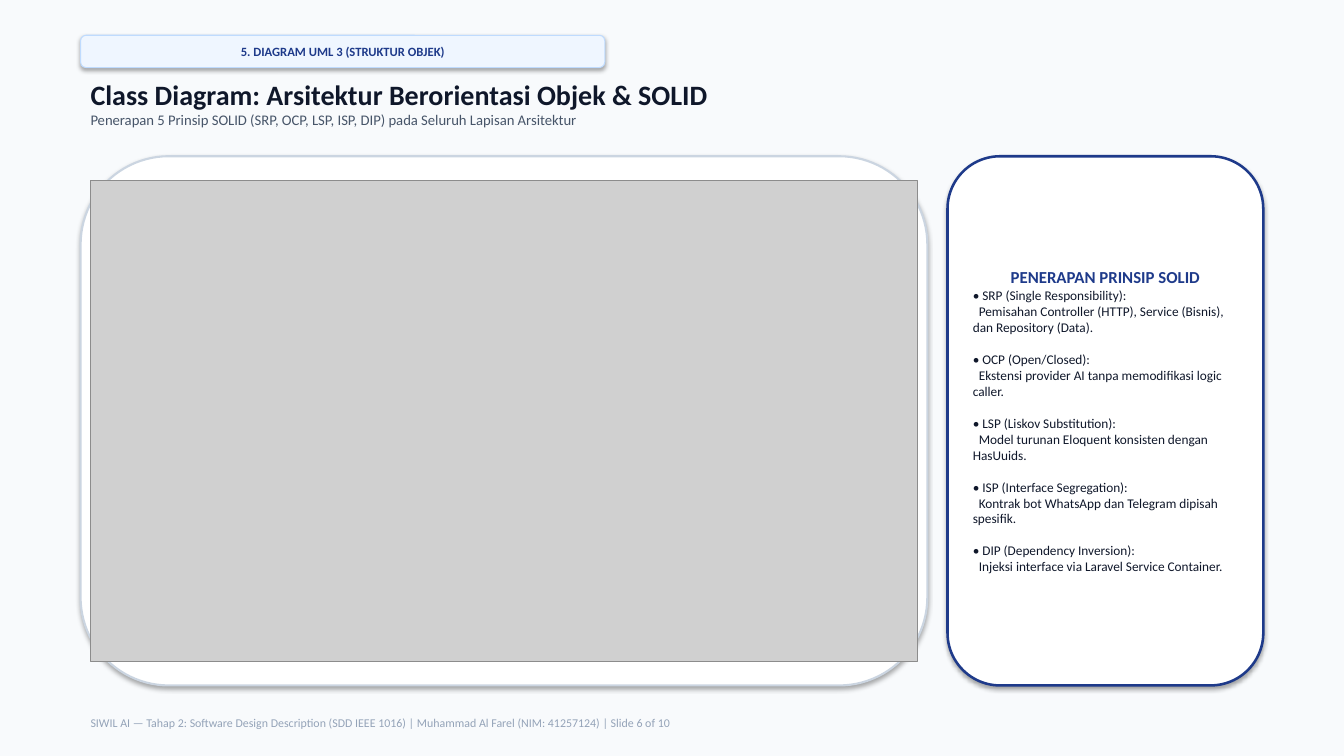
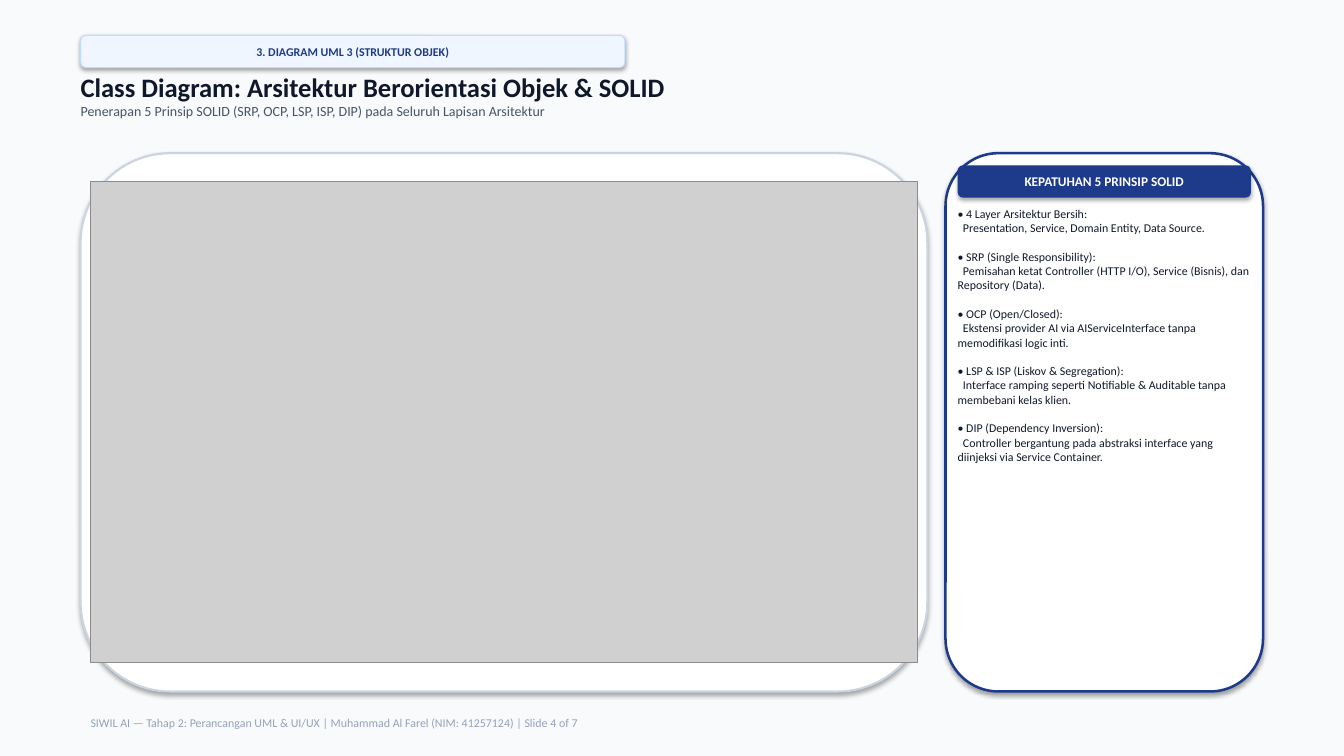
Before and after one commit to Yenvys/SistemWilayah, a slide deck: slide 4 of PRESENTASI_TAHAP_2_UML_SDD.pptx (slide 6 before the commit). Drawn at 1344x756 pixels with LibreOffice and Linux fonts; fonts in the diff are those of the drawing; grey boxes stand for pictures. Boxes give left, top, right and bottom in pixels: in the first picture for what was removed or moved away, otherwise in the second. Text is boxed around its words. In the diff, an @@ line names an element or a change of style, - is before the commit and + after.

Commit message:
feat(presentation): ringkas ppt tahap 2 khusus 4 diagram uml & ui/ux (7 slide, durasi maks 7 menit)

```diff
--- a/PRESENTASI_TAHAP_2_UML_SDD.pptx
+++ b/PRESENTASI_TAHAP_2_UML_SDD.pptx
@@ rounded rectangle "3. DIAGRAM UML 3 (STRUKTUR ...": place and size @@
-rounded rectangle "3. DIAGRAM UML 3 (STRUKTUR ..." at [81,35,605,68]
+rounded rectangle "3. DIAGRAM UML 3 (STRUKTUR ..." at [81,35,625,68]
@@ text in rounded rectangle at [256,47,449,58]: text changed; size 9 to 8.5 pt @@
-5. DIAGRAM UML 3 (STRUKTUR OBJEK)
+3. DIAGRAM UML 3 (STRUKTUR OBJEK)
@@ text "Class Diagram: Arsitektur Berorientasi Objek ..." at [81,78,664,119]: size 20 to 19 pt in "Class Diagram: Arsitektur Berorientasi Objek & SOLID"; size 10.5 to 10 pt in "Penerapan 5 Prinsip SOLID (SRP, OCP, LSP, ..." @@
@@ rounded rectangle: place and size @@
-rounded rectangle at [81,156,928,686]
+rounded rectangle at [81,153,928,692]
@@ rounded rectangle: place and size @@
-rounded rectangle at [948,156,1263,686]
+rounded rectangle at [946,153,1263,692]
@@ rounded rectangle added at [958,165,1251,198], fill #1E3A8A, 9.5 pt, text #FFFFFF, bold @@
+KEPATUHAN 5 PRINSIP SOLID
@@ text added at [958,209,1249,463], 8.5 pt, text #0F172A @@
+• 4 Layer Arsitektur Bersih:
+Presentation, Service, Domain Entity, Data Source.
+• SRP (Single Responsibility):
+Pemisahan ketat Controller (HTTP I/O), Service (Bisnis), dan Repository (Data).
+• OCP (Open/Closed):
+Ekstensi provider AI via AIServiceInterface tanpa memodifikasi logic inti.
+• LSP & ISP (Liskov & Segregation):
+Interface ramping seperti Notifiable & Auditable tanpa membebani kelas klien.
+• DIP (Dependency Inversion):
+Controller bergantung pada abstraksi interface yang diinjeksi via Service Container.
@@ text in rounded rectangle at [973,272,1224,574]: text removed @@
-PENERAPAN PRINSIP SOLID
-• SRP (Single Responsibility):
-Pemisahan Controller (HTTP), Service (Bisnis), dan Repository (Data).
-• OCP (Open/Closed):
-Ekstensi provider AI tanpa memodifikasi logic caller.
-• LSP (Liskov Substitution):
-Model turunan Eloquent konsisten dengan HasUuids.
-• ISP (Interface Segregation):
-Kontrak bot WhatsApp dan Telegram dipisah spesifik.
-• DIP (Dependency Inversion):
-Injeksi interface via Laravel Service Container.
@@ text at [91,719,578,729]: text changed @@
-SIWIL AI — Tahap 2: Software Design Description (SDD IEEE 1016) | Muhammad Al Farel (NIM: 41257124) | Slide 6 of 10
+SIWIL AI — Tahap 2: Perancangan UML & UI/UX | Muhammad Al Farel (NIM: 41257124) | Slide 4 of 7
```
Also in this commit, not shown: 6 other slides changed, 3 slides removed, 2 other files.
